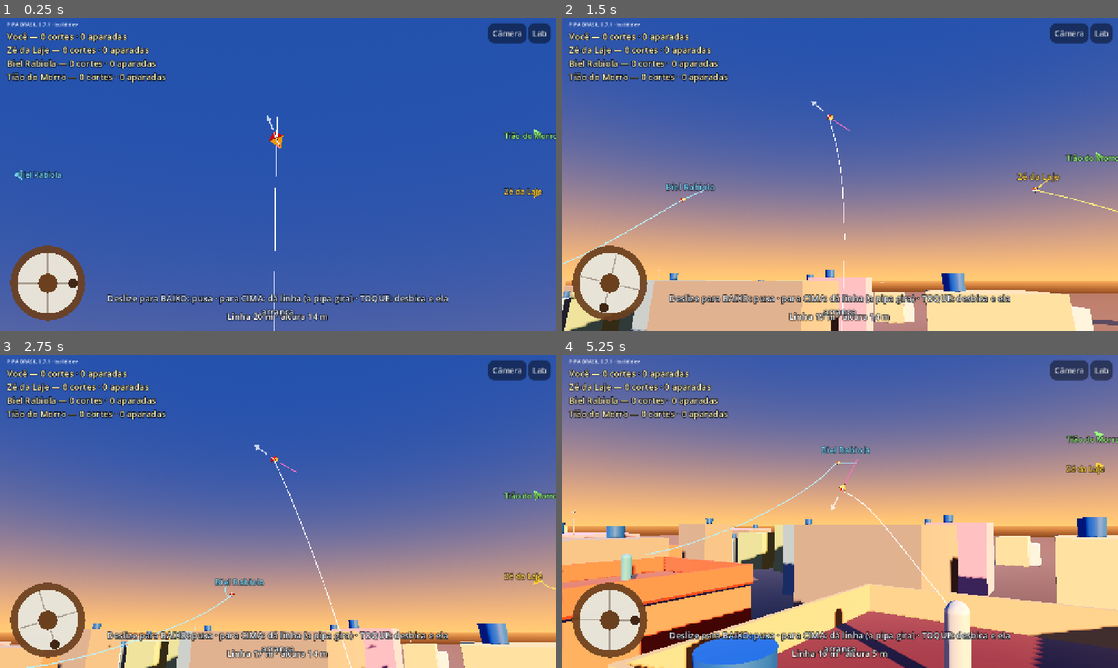
Above: before the commit, frames 1-4 (two rows, left to right).
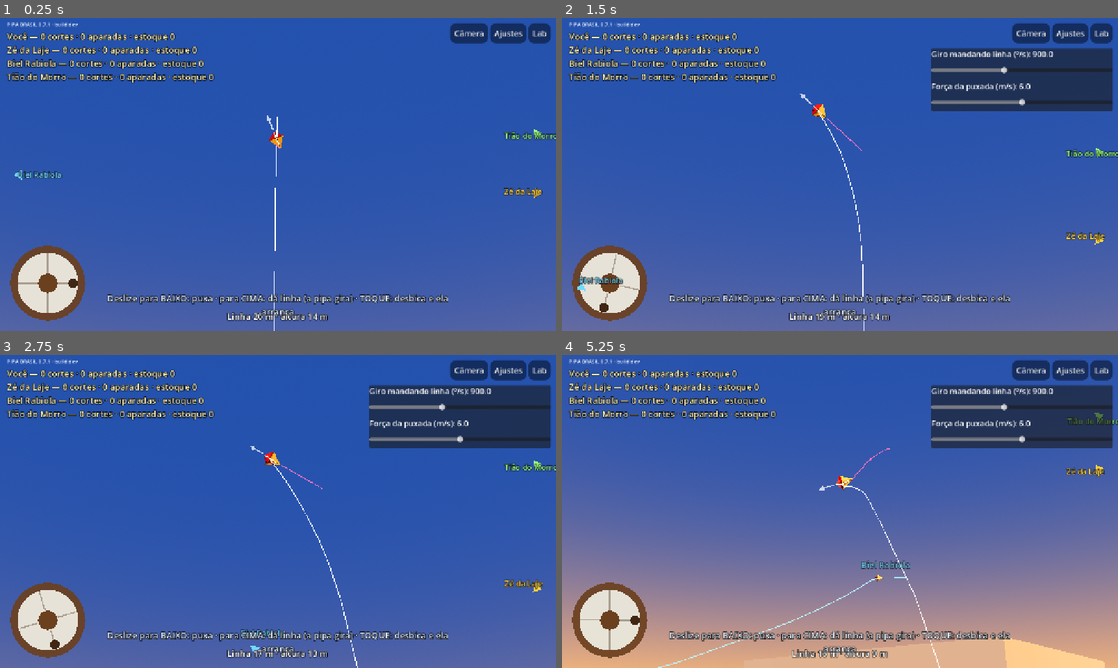
Above: after the commit, the same moments.

Repository: lucaskaeller201-ui/Pipa-Brasil
Game: Godot game, scene res://scenes/main/main.tscn
Same seed, same stepped clock (60 frames per second), same inputs: the game is played once before the commit and once after it.
Inputs (mouse positions are in pixels of both pictures, inside the frame that each line leads up to):
- Up to frame 1 (0.25 s): no input
- Up to frame 2 (1.5 s): click "Câmera" (after the commit: "Ajustes") at 0.5 s; tap Enter at 1.25 s; move the mouse to (962, 158) at 1.27 s; hold W from 1.28 s (still down); tap Z at 1.35 s; click (962, 158) at 1.42 s
- Up to frame 3 (2.75 s): tap Space at 1.52 s; release W at 2 s; drag from (166, 527) to (250, 574) at 2.02 s
- Up to frame 4 (5.25 s): move the mouse to (895, 442) at 2.77 s; hold W 2.78-3.5 s; tap Q at 2.85 s; drag from (812, 574) to (673, 464) at 3.52 s; move the mouse to (1006, 558) at 4.27 s; hold A 4.28-5 s; tap Z at 4.35 s; tap Space at 4.52 s; drag from (673, 464) to (756, 433) at 5.02 s

The runs differ from the first frame. In frame 1, 1.1% of the frame differs, in the area x 23-94%, y 1-21%; in frame 2, 72%; in frame 3, 68%; in frame 4, 91%, in the area x 0-100%, y 0-100%.

Commit message:
Giro de dois estados (900°/s mandando linha, trava seca puxando) e aparar novo
- D-028: mandando linha com a mão o bico gira direto (velocidade ajustável,
  padrão 900°/s); puxando, o giro zera na hora
- D-029: só embola mandando linha em contato por 0,4 s; puxada rápida (acima
  de 3 m/s) decepa a linha solta ou a rabiola da avoada no ponto de contato;
  embolada, puxando devagar ela vem rebocada sem girar até a mão e entra no
  estoque; puxando rápido o embolo arrebenta
- Tela: painel Ajustes com giro e força da puxada; estoque no placar

Co-Authored-By: Claude Opus 5.5 <noreply@anthropic.com>
Claude-Session: https://claude.ai/code/session_01VcBVPpGPHbKMkWY2F5CwiY

Diff:
--- a/game/match/livre.gd
+++ b/game/match/livre.gd
@@ -16,6 +16,12 @@
 const KiteView := preload("res://game/views/kite_view.gd")
 const LinesView := preload("res://game/views/lines_view.gd")
 
+## Ajustes finos (também na tela, no botão "Ajustes"):
+## velocidade do giro mandando linha (graus/s) e força da puxada (m/s de linha
+## que a mão recolhe no toque e no máximo ao deslizar para baixo).
+@export var velocidade_giro_mandando_linha := 900.0
+@export var forca_puxada := 6.0
+
 const BOTS := 3
 const LINHA_POR_TELA := 2.5     ## m de linha por altura de tela deslizada
 const EMBALO := 0.15            ## s: quanto a carretilha ainda gira depois de soltar o dedo
@@ -52,6 +58,7 @@
 var _info: Label
 var _dica: Label
 var _sobreposicao: Control
+var _painel_ajustes: PanelContainer
 
 
 func _ready() -> void:
@@ -63,6 +70,7 @@
 		elif arg.begins_with("--semente="):
 			_semente = arg.trim_prefix("--semente=").to_int()
 	modo = FreeMode.new(BOTS, _semente, _automatico)
+	_aplicar_giro()
 	Ambiente.criar_por_do_sol(self, false)
 	Bairro.criar(self, modo.players.size())
 	for i in modo.players.size():
@@ -111,10 +119,10 @@
 	# Toque (desbico): a mão recolhe a folga depressa até a linha esticar.
 	if modo.world.time < _toque_ate:
 		if eu.tension < TOQUE_TENSAO:
-			v = maxf(v, Pilot.HAUL_MAX_SPEED)
+			v = maxf(v, forca_puxada)
 		else:
 			_toque_ate = -1.0
-	e.haul_speed = clampf(v, -DAR_LINHA_MAX, Pilot.HAUL_MAX_SPEED)
+	e.haul_speed = clampf(v, -DAR_LINHA_MAX, forca_puxada)
 
 
 func _process(delta: float) -> void:
@@ -259,7 +267,7 @@
 func _atualizar_textos(eu: Flyer) -> void:
 	var linhas: Array[String] = []
 	for p in modo.ranking():
-		linhas.append("%s — %d %s · %d %s" % [p["name"], p["cuts"], "corte" if int(p["cuts"]) == 1 else "cortes", p["catches"], "aparada" if int(p["catches"]) == 1 else "aparadas"])
+		linhas.append("%s — %d %s · %d %s · estoque %d" % [p["name"], p["cuts"], "corte" if int(p["cuts"]) == 1 else "cortes", p["catches"], "aparada" if int(p["catches"]) == 1 else "aparadas", p["stock"]])
 	_placar.text = "\n".join(linhas)
 	var p0: Dictionary = modo.players[0]
 	if eu.cut:
@@ -398,15 +406,31 @@
 
 	var cantos := HBoxContainer.new()
 	cantos.set_anchors_preset(Control.PRESET_TOP_RIGHT)
-	cantos.offset_left = -240.0
+	cantos.offset_left = -360.0
 	cantos.offset_right = -12.0
 	cantos.offset_top = 12.0
 	cantos.alignment = BoxContainer.ALIGNMENT_END
 	raiz.add_child(cantos)
 	var cam := _botao(cantos, "Câmera")
 	cam.pressed.connect(func() -> void: _primeira_pessoa = not _primeira_pessoa)
+	var ajustes := _botao(cantos, "Ajustes")
+	ajustes.pressed.connect(func() -> void: _painel_ajustes.visible = not _painel_ajustes.visible)
 	var lab := _botao(cantos, "Lab")
 	lab.pressed.connect(_ao_abrir_laboratorio)
+
+	_painel_ajustes = PanelContainer.new()
+	_painel_ajustes.name = "Ajustes"
+	_painel_ajustes.set_anchors_preset(Control.PRESET_TOP_RIGHT)
+	_painel_ajustes.offset_left = -430.0
+	_painel_ajustes.offset_right = -12.0
+	_painel_ajustes.offset_top = 70.0
+	_painel_ajustes.visible = false
+	_painel_ajustes.add_to_group("botao_livre")
+	raiz.add_child(_painel_ajustes)
+	var caixa := VBoxContainer.new()
+	_painel_ajustes.add_child(caixa)
+	_ajuste(caixa, "Giro mandando linha (°/s)", 300.0, 1800.0, 50.0, velocidade_giro_mandando_linha, "giro")
+	_ajuste(caixa, "Força da puxada (m/s)", 2.0, 10.0, 0.5, forca_puxada, "puxada")
 
 	var versao := Label.new()
 	versao.text = "PIPA BRASIL %s · build %s" % [ProjectSettings.get_setting("application/config/version", "?"), BuildInfo.COMMIT]
@@ -460,3 +484,34 @@
 
 func _ao_abrir_laboratorio() -> void:
 	get_tree().change_scene_to_file("res://scenes/lab/lab.tscn")
+
+
+func _aplicar_giro() -> void:
+	modo.your_spin_rate = velocidade_giro_mandando_linha
+	var eu := modo.you()
+	if eu != null:
+		eu.kite.definition.spin_give_rate_deg = velocidade_giro_mandando_linha
+
+
+func _ao_ajustar(v: float, qual: String, rotulo: Label, nome: String) -> void:
+	rotulo.text = "%s: %s" % [nome, str(v)]
+	if qual == "giro":
+		velocidade_giro_mandando_linha = v
+		_aplicar_giro()
+	else:
+		forca_puxada = v
+
+
+func _ajuste(caixa: VBoxContainer, nome: String, minimo: float, maximo: float, passo: float, valor: float, qual: String) -> void:
+	var rotulo := Label.new()
+	rotulo.add_theme_font_size_override("font_size", 18)
+	caixa.add_child(rotulo)
+	var s := HSlider.new()
+	s.min_value = minimo
+	s.max_value = maximo
+	s.step = passo
+	s.value = valor
+	s.custom_minimum_size = Vector2(380.0, 40.0)
+	caixa.add_child(s)
+	rotulo.text = "%s: %s" % [nome, str(valor)]
+	s.value_changed.connect(_ao_ajustar.bind(qual, rotulo, nome))
--- a/game/modes/free_mode.gd
+++ b/game/modes/free_mode.gd
@@ -24,6 +24,8 @@
 var _messages: Array[String] = []
 var _remocoes: Array = []        ## [Flyer, instante (s)]
 var _rng := RandomNumberGenerator.new()
+## Velocidade do giro mandando linha da SUA pipa (graus/s), ajustável na tela.
+var your_spin_rate := 900.0
 
 
 ## n_bots rivais; se `you_bot`, um bot também pilota a sua pipa (testes, capturas).
@@ -43,7 +45,7 @@
 		var p := {
 			"name": "Você" if i == 0 else String(nomes[i - 1]),
 			"base": (Bairro.LAJES[i] as Vector3) + Vector3(0.0, Bairro.ALTURA_LAJE, 0.0),
-			"flyer": null, "bot": null, "cuts": 0, "catches": 0, "losses": 0, "respawn": -1.0,
+			"flyer": null, "bot": null, "cuts": 0, "catches": 0, "losses": 0, "respawn": -1.0, "stock": 0,
 		}
 		if i > 0 or you_bot:
 			var niveis := [BotDifficulty.Level.NORMAL, BotDifficulty.Level.DIFICIL, BotDifficulty.Level.FACIL]
@@ -135,7 +137,10 @@
 	if velha != null:
 		velha.tag = -1           # vira avoada de ninguém
 		velha.line = null        # o pedaço que ficou na mão vai junto com o pipeiro
-	var f := world.add_flyer(KiteDefinition.pipa_rio(), p["base"], LINHA_INICIAL, 45.0, 0.0, true, 3.0)
+	var def := KiteDefinition.pipa_rio()
+	if i == 0:
+		def.spin_give_rate_deg = your_spin_rate
+	var f := world.add_flyer(def, p["base"], LINHA_INICIAL, 45.0, 0.0, true, 3.0)
 	f.tag = i
 	p["flyer"] = f
 	p["respawn"] = -1.0
@@ -169,11 +174,16 @@
 		"enroscou":
 			var quem := _dono(int(e["catcher"]))
 			if quem >= 0:
-				_messages.append("Enroscou na linha de %s! Recolhe!" % _nome_obj(quem) if quem > 0 else "Enroscou na sua linha! Recolhe!")
+				_messages.append("Embolou na linha de %s!" % _nome_obj(quem) if quem > 0 else "EMBOLOU! Puxe devagar para trazer.")
+		"decepou":
+			var quem := _dono(int(e["catcher"]))
+			if quem >= 0:
+				_messages.append(("%s decepou a %s da avoada." % [_nome(quem), "rabiola" if bool(e["tail"]) else "linha"]) if quem > 0 else ("Decepou a %s! A avoada escapou." % ("rabiola" if bool(e["tail"]) else "linha")))
 		"aparada":
 			var quem := _dono(int(e["catcher"]))
 			if quem >= 0:
 				players[quem]["catches"] = int(players[quem]["catches"]) + 1
+				players[quem]["stock"] = int(players[quem]["stock"]) + 1
 				_messages.append("MANDA BUSCA! %s aparou a pipa." % _nome(quem))
 
 
--- a/sim/combat/combat_system.gd
+++ b/sim/combat/combat_system.gd
@@ -27,6 +27,9 @@
 var events: Array = []
 
 const CAPTURE_DISTANCE := 3.0  ## m da mão em que a pipa enroscada é considerada aparada
+const TANGLE_TIME := 0.4       ## s mandando linha em contato para embolar (D-029)
+const CUT_RATE := 3.0          ## m/s de linha puxada acima dos quais o contato decepa
+const LINK_SLACK := 0.3        ## m de folga no ponto embolado (pêndulo)
 
 ## Enroscos ativos. Cada um: {"avoada": Flyer, "chain": ParticleChain (da
 ## avoada), "idx": int (partícula enroscada), "catcher": Flyer, "cchain":
@@ -42,6 +45,9 @@
 var contact_points: PackedVector3Array = PackedVector3Array()
 
 var _pairs: Array = []
+var _tangle := {}              ## (avoada, pipeiro) -> s mandando linha em contato
+var _pending_cuts: Array = []  ## [avoada, cadeia, segmento, quem decepou]
+var _h := 0.0
 var _chains: Array = []
 var _groups := PackedInt32Array()
 var _owners: Array = []
@@ -53,6 +59,11 @@
 func solve(flyers: Array, loose: Array, h: float) -> void:
 	if not enabled:
 		return
+	_h = h
+	for k in _tangle.keys():
+		_tangle[k] = float(_tangle[k]) - 0.5 * h
+		if float(_tangle[k]) <= 0.0:
+			_tangle.erase(k)
 	_chains.clear()
 	_owners.clear()
 	_groups.clear()
@@ -100,10 +111,25 @@
 				_maybe_engage(p[0], p[1], p[2], p[3])
 		_solve_links()
 		_solve_engagements(h, wear_rate if it == 0 else 0.0)
-
-
-## Se uma das cadeias é de uma pipa avoada livre e a outra é a linha ou a
-## rabiola de um pipeiro em voo, cria o enrosco no ponto de contato.
+	# Puxada rápida com a avoada embolada: o embolo arrebenta.
+	for l in links:
+		var ct: Flyer = l["catcher"]
+		if not bool(l["captured"]) and ct.kite.spin_mode == KiteBody.SpinMode.SPIN_LOCK and ct.line_rate > CUT_RATE:
+			_pending_cuts.append([l["avoada"], l["chain"], maxi(0, int(l["idx"]) - 1), ct])
+	var feitos := {}
+	for c in _pending_cuts:
+		var av: Flyer = c[0]
+		if feitos.has(av) or (c[1] != av.trailing_line and c[1] != av.tail):
+			continue
+		feitos[av] = true
+		_decepar(av, c[1], int(c[2]), c[3], loose)
+	_pending_cuts.clear()
+
+
+## Aparar (D-029): a linha ou a rabiola de uma avoada encosta na linha ou na
+## rabiola de quem está em voo. Só EMBOLA se quem está em voo estiver mandando
+## linha (girando) em contato por TANGLE_TIME. Puxando rápido (acima de
+## CUT_RATE) em contato, DECEPA o pedaço da avoada no ponto de contato.
 func _maybe_snag(ia: int, i: int, ib: int, j: int) -> void:
 	for ordem in 2:
 		var av_idx := ia if ordem == 0 else ib
@@ -120,6 +146,17 @@
 			continue
 		if not (cchain == ct.line or cchain == ct.tail):
 			continue
+		if ct.kite.spin_mode == KiteBody.SpinMode.SPIN_LOCK and ct.line_rate > CUT_RATE:
+			_pending_cuts.append([av, chain, av_seg, ct])
+			return
+		if ct.kite.spin_mode != KiteBody.SpinMode.SPIN_GIVE:
+			return
+		var chave := Vector2i(av.get_instance_id(), ct.get_instance_id())
+		var acumulado := float(_tangle.get(chave, 0.0)) + _h
+		_tangle[chave] = acumulado
+		if acumulado < TANGLE_TIME:
+			return
+		_tangle.erase(chave)
 		var st := LineContact.closest_params(chain.pos[av_seg], chain.pos[av_seg + 1], cchain.pos[ct_seg], cchain.pos[ct_seg + 1])
 		var idx := av_seg if st.x < 0.5 else av_seg + 1
 		links.append({"avoada": av, "chain": chain, "idx": idx, "catcher": ct, "cchain": cchain,
@@ -129,6 +166,27 @@
 		events.append({"type": "enroscou", "flyer": av.id, "catcher": ct.id,
 			"by_tail": cchain == ct.tail})
 		return
+
+
+## Decepa o pedaço da avoada (linha solta ou rabiola) no segmento indicado:
+## a parte de fora cai solta; a avoada continua livre.
+func _decepar(av: Flyer, chain: ParticleChain, seg: int, ct: Flyer, loose: Array) -> void:
+	if chain.size() < 3:
+		return
+	for l in links.duplicate():
+		if l["avoada"] == av:
+			links.erase(l)
+			(l["catcher"] as Flyer).holding = maxi(0, (l["catcher"] as Flyer).holding - 1)
+	av.caught_by = null
+	seg = clampi(seg, 0, chain.size() - 2)
+	var pedaco := chain.split(seg)
+	if chain == av.trailing_line:
+		# a ponta presa à pipa fica com ela; o resto da linha cai
+		av.trailing_line = pedaco
+		loose.append(chain)
+	else:
+		loose.append(pedaco)
+	events.append({"type": "decepou", "flyer": av.id, "catcher": ct.id, "tail": chain == av.tail})
 
 
 ## Mantém cada ponto enroscado preso ao seu lugar no material da outra linha.
@@ -143,14 +201,14 @@
 		var p := cchain.pos[seg].lerp(cchain.pos[seg + 1], s)
 		var d := chain.pos[idx] - p
 		var dist := d.length()
-		if dist < 1e-9:
+		if dist < LINK_SLACK:
 			continue
 		var n := d / dist
 		var wq := chain.inv_mass[idx]
 		var wp := cchain.inv_mass[seg] * (1.0 - s) * (1.0 - s) + cchain.inv_mass[seg + 1] * s * s
 		if wq + wp < 1e-12:
 			continue
-		var dl := -dist / (wq + wp)
+		var dl := -(dist - LINK_SLACK) / (wq + wp)
 		chain.pos[idx] += n * (wq * dl)
 		cchain.pos[seg] -= n * (cchain.inv_mass[seg] * (1.0 - s) * dl)
 		cchain.pos[seg + 1] -= n * (cchain.inv_mass[seg + 1] * s * dl)
--- a/sim/core/flyer.gd
+++ b/sim/core/flyer.gd
@@ -71,6 +71,16 @@
 		if delta != 0.0:
 			line.change_length(delta)
 		hand_position = pilot.hand_position
+	# Giro de dois estados (D-028): mandando linha com a mão gira; puxando trava.
+	if cut or pilot == null:
+		k.spin_mode = KiteBody.SpinMode.SPIN_FREE
+	elif input.haul_speed > 0.1 or input.pull > 0.05 or pilot.is_pulling(t):
+		k.spin_mode = KiteBody.SpinMode.SPIN_LOCK
+	elif input.haul_speed < -0.1:
+		k.spin_mode = KiteBody.SpinMode.SPIN_GIVE
+	else:
+		k.spin_mode = KiteBody.SpinMode.SPIN_FREE
+	k.towed = cut and caught_by != null
 	k.update_flex(tension if not cut else 0.0, h)
 	k.compute_aero(wind, t)
 	k.integrate(h)
--- a/sim/kite/kite_body.gd
+++ b/sim/kite/kite_body.gd
@@ -15,6 +15,12 @@
 var rotation := Quaternion.IDENTITY
 var velocity := Vector3.ZERO
 var angular_velocity := Vector3.ZERO  ## rad/s, no referencial do mundo
+## Estado do giro (D-028): SPIN_FREE = física normal; SPIN_GIVE = mandando
+## linha (gira direto); SPIN_LOCK = puxando (giro zerado).
+enum SpinMode { SPIN_FREE, SPIN_GIVE, SPIN_LOCK }
+var spin_mode: SpinMode = SpinMode.SPIN_FREE
+## Pipa avoada embolada na linha de alguém: rebocada com muito arrasto, sem girar.
+var towed := false
 
 var _prev_rotation := Quaternion.IDENTITY
 # Deslocamento acumulado no subpasso. Guardado à parte porque Vector3 usa
@@ -187,7 +193,7 @@
 ## Avança com as forças externas (aerodinâmica já calculada + gravidade).
 func integrate(h: float) -> void:
 	var m := definition.mass
-	var f := last_aero_force + GRAVITY * m
+	var f := last_aero_force * (0.3 if towed else 1.0) + GRAVITY * m
 	velocity += f * (h / m)
 	var iw := inertia_world(angular_velocity)
 	angular_velocity += inv_inertia_world(last_aero_torque - angular_velocity.cross(iw)) * h
@@ -197,12 +203,23 @@
 		var n := rotation * Vector3(0.0, 0.0, 1.0)
 		var wn := angular_velocity.dot(n)
 		angular_velocity -= n * (wn * (1.0 - exp(-definition.spin_damping_taut * b * b * h)))
-	if definition.spin_rate_max_deg > 0.0:
+	if definition.spin_give_rate_deg > 0.0 and spin_mode != SpinMode.SPIN_FREE:
+		var nn := rotation * Vector3(0.0, 0.0, 1.0)
+		var wnn := angular_velocity.dot(nn)
+		var alvo := 0.0
+		if spin_mode == SpinMode.SPIN_GIVE:
+			alvo = definition.spin_give_sign * deg_to_rad(definition.spin_give_rate_deg)
+		angular_velocity += nn * (alvo - wnn)
+	elif definition.spin_rate_max_deg > 0.0:
 		var n2 := rotation * Vector3(0.0, 0.0, 1.0)
 		var wn2 := angular_velocity.dot(n2)
 		var lim := deg_to_rad(definition.spin_rate_max_deg)
 		if absf(wn2) > lim:
 			angular_velocity -= n2 * (wn2 - signf(wn2) * lim)
+	if towed:
+		# Rebocada: balança como um pêndulo amortecido, sem girar.
+		angular_velocity *= exp(-20.0 * h)
+		velocity *= exp(-1.5 * h)
 	_prev_rotation = rotation
 	_step_delta = velocity * h
 	position += _step_delta
--- a/sim/kite/kite_definition.gd
+++ b/sim/kite/kite_definition.gd
@@ -40,6 +40,12 @@
 ## Força lateral contra a derrapagem (ar ao longo da envergadura): a pipa não
 ## anda de lado; vai na direção da espinha, como uma flecha (D-026).
 @export var side_force_coefficient := 0.0
+## Giro de dois estados (D-028, pedido do Lucas; 0 = desligado):
+## mandando linha com a mão, o bico gira direto nesta velocidade (graus/s,
+## "velocidadeGiroMandandoLinha"); puxando, o giro zera na hora (trava seca).
+@export var spin_give_rate_deg := 0.0
+## Sentido do giro mandando linha (+1 ou -1).
+@export var spin_give_sign := -1.0
 
 @export_group("Rabiola")
 @export var tail_enabled := true
@@ -118,6 +124,7 @@
 	d.spin_damping_taut = 150.0
 	d.spin_rate_max_deg = 240.0
 	d.side_force_coefficient = 4.0
+	d.spin_give_rate_deg = 900.0
 	d.flex_reference_tension = 2.5  # relaxa mais fácil ao descarregar: gira o tempo todo
 	d.tail_enabled = true
 	return d
--- a/sim/pilot/pilot.gd
+++ b/sim/pilot/pilot.gd
@@ -44,6 +44,14 @@
 		Impulse.DESBICAR:
 			# folga curta e rápida, depois um puxão: o bico gira na folga
 			_moves = [[t, 0.30, 0.40, 5.0], [t + 0.30, 0.15, -0.40, 5.0], [t + 0.45, 0.4, 0.0, 1.5]]
+
+
+## Verdadeiro se a mão está no meio de um puxão (puxão, arrancão, toque).
+func is_pulling(t: float) -> bool:
+	for m in _moves:
+		if float(m[0]) <= t and t < float(m[0]) + float(m[1]) and float(m[2]) < 0.0:
+			return true
+	return false
 
 
 func shoulder_position() -> Vector3:
--- a/tests/scenarios/test_manda_busca.gd
+++ b/tests/scenarios/test_manda_busca.gd
@@ -1,5 +1,6 @@
 extends "res://tests/test_case.gd"
-## "Manda busca": aparar a pipa avoada e trazer para a mão.
+## "Manda busca": aparar a pipa avoada e trazer para a mão (regras da D-029:
+## só embola mandando linha em contato; puxada rápida decepa; devagar traz).
 ##
 ## Montagem determinística: o pipeiro A (que vai aparar) voa normalmente; o
 ## pipeiro B fica 15 m atrás de A, no mesmo alinhamento do vento, com a pipa
@@ -30,54 +31,92 @@
 	return out
 
 
-func test_avoada_enrosca_na_linha_de_quem_esta_embaixo() -> void:
-	var w := _montagem()
+## Espera a avoada encostar e embolar na linha de A, com A mandando linha.
+func _embolar(w: SimWorld) -> bool:
 	var a: Flyer = w.flyers[0]
 	var b: Flyer = w.flyers[1]
-	assert_eq(w.combat.take_events().size(), 0, "nada acontece antes do corte")
 	b.cut_line(12)
-	var enroscou_em := -1.0
+	a.input.haul_speed = -1.0
 	for i in roundi(15.0 / DT):
 		w.step(DT)
 		if b.caught_by != null:
-			enroscou_em = w.time - 15.0
 			break
-	var eventos := w.combat.take_events()
-	print("      [enrosco] a avoada enroscou %.1f s depois do corte; eventos: %s" % [enroscou_em, str(eventos.map(func(e): return e["type"]))])
-	assert_true(enroscou_em > 0.0, "a linha da avoada enrosca na linha de A")
-	assert_true(b.caught_by == a)
-	assert_eq(a.holding, 1)
-	assert_eq(_eventos_do_tipo(eventos, "enroscou").size(), 1)
+	a.input.clear()
+	return b.caught_by == a
 
 
-func test_recolher_traz_a_pipa_para_a_mao() -> void:
+func test_so_encostar_nao_embola() -> void:
 	var w := _montagem()
 	var a: Flyer = w.flyers[0]
 	var b: Flyer = w.flyers[1]
 	b.cut_line(12)
-	for i in roundi(15.0 / DT):
+	var encostou := false
+	for i in roundi(10.0 / DT):
 		w.step(DT)
-		if b.caught_by != null:
-			break
-	assert_true(b.caught_by == a, "enroscou")
+		for c in [b.trailing_line, b.tail]:
+			if c != null and w.combat.contacts_last_step > 0:
+				encostou = true
+	print("      [só encostar] encostou: %s; embolou: %s" % [encostou, b.caught_by != null])
+	assert_true(b.caught_by == null, "sem mandar linha, encostar não prende a avoada")
+	assert_eq(a.holding, 0)
+
+
+func test_mandando_linha_em_contato_embola() -> void:
+	var w := _montagem()
+	var a: Flyer = w.flyers[0]
+	var b: Flyer = w.flyers[1]
+	var t0 := w.time
+	assert_true(_embolar(w), "mandando linha com a avoada encostada, embola")
+	print("      [embolou] %.1f s depois do corte" % (w.time - t0))
+	assert_eq(a.holding, 1)
+	assert_eq(_eventos_do_tipo(w.combat.take_events(), "enroscou").size(), 1)
+
+
+func test_puxar_devagar_traz_para_a_mao() -> void:
+	var w := _montagem()
+	var a: Flyer = w.flyers[0]
+	var b: Flyer = w.flyers[1]
+	assert_true(_embolar(w))
 	var linha_antes := a.line_length()
-	a.input.reel_in = true
+	a.input.reel_in = true   # 1,2 m/s: devagar
 	var aparou_em := -1.0
+	var giro_max := 0.0
 	for i in roundi(40.0 / DT):
 		w.step(DT)
+		if i > 120 and not b.captured:
+			giro_max = maxf(giro_max, rad_to_deg(b.kite.angular_velocity.length()))
 		if b.captured:
 			aparou_em = i * DT
 			break
 	var eventos := _eventos_do_tipo(w.combat.take_events(), "aparada")
-	print("      [manda busca] aparada %.1f s depois de começar a recolher; linha %.1f → %.1f m; pipa de B a %.1f m da mão de A" % [
-		aparou_em, linha_antes, a.line_length(), b.kite.position.distance_to(a.hand_position)])
-	assert_true(aparou_em > 0.0, "recolhendo, a pipa enroscada chega na mão")
+	print("      [manda busca] aparada %.1f s depois de começar a recolher; linha %.1f → %.1f m; giro máximo da rebocada %.0f°/s" % [
+		aparou_em, linha_antes, a.line_length(), giro_max])
+	assert_true(aparou_em > 0.0, "puxando devagar, a pipa embolada chega na mão")
 	assert_eq(eventos.size(), 1)
-	if eventos.size() == 1:
-		assert_eq(eventos[0]["catcher"], 0)
-		assert_eq(eventos[0]["flyer"], 1)
 	assert_eq(a.catches, 1)
 	assert_eq(a.holding, 0)
+	assert_true(giro_max < 200.0, "a rebocada não gira como furacão (%.0f°/s)" % giro_max)
+	assert_true(w.is_finite_state())
+
+
+func test_puxar_rapido_decepa_e_a_avoada_escapa() -> void:
+	var w := _montagem()
+	var a: Flyer = w.flyers[0]
+	var b: Flyer = w.flyers[1]
+	assert_true(_embolar(w))
+	var soltos_antes := w.loose_chains.size()
+	a.input.haul_speed = 6.0
+	w.step(DT)
+	w.step(DT)
+	a.input.clear()
+	var eventos := _eventos_do_tipo(w.combat.take_events(), "decepou")
+	print("      [decepou] eventos %d; pedaços soltos %d → %d" % [eventos.size(), soltos_antes, w.loose_chains.size()])
+	assert_eq(eventos.size(), 1, "a puxada rápida decepa")
+	assert_true(b.caught_by == null, "a avoada escapa")
+	assert_eq(a.holding, 0)
+	assert_true(w.loose_chains.size() > soltos_antes, "o pedaço decepado cai solto")
+	for i in 240:
+		w.step(DT)
 	assert_true(w.is_finite_state())
 
 
@@ -98,12 +137,12 @@
 	assert_true(b.caught_by == null)
 
 
-func test_bot_manda_busca_sozinho() -> void:
+func test_bot_traz_a_pipa_embolada_sem_decepar() -> void:
 	var w := _montagem()
 	var a: Flyer = w.flyers[0]
 	var b: Flyer = w.flyers[1]
+	assert_true(_embolar(w))
 	var bot := BotPilot.new(BotDifficulty.create(BotDifficulty.Level.NORMAL), 3)
-	b.cut_line(12)
 	var aparou := false
 	for i in roundi(60.0 / DT):
 		bot.update(a, w.time)
@@ -111,20 +150,15 @@
 		if b.captured:
 			aparou = true
 			break
-	print("      [bot manda busca] aparou: %s em %.1f s; pipas aparadas pelo bot: %d" % [aparou, w.time - 15.0, a.catches])
-	assert_true(aparou, "o bot percebe a pipa enroscada e recolhe até a mão")
+	print("      [bot manda busca] aparou: %s em %.1f s" % [aparou, w.time - 15.0])
+	assert_true(aparou, "o bot sente a pipa embolada e recolhe devagar até a mão")
 
 
 func test_quem_aparou_e_cortado_a_avoada_se_solta() -> void:
 	var w := _montagem()
 	var a: Flyer = w.flyers[0]
 	var b: Flyer = w.flyers[1]
-	b.cut_line(12)
-	for i in roundi(15.0 / DT):
-		w.step(DT)
-		if b.caught_by != null:
-			break
-	assert_true(b.caught_by == a)
+	assert_true(_embolar(w))
 	a.cut_line(2)
 	w.step(DT)
 	assert_true(b.caught_by == null, "sem a linha de A, nada segura a avoada")
--- a/tests/scenarios/test_pipa_rio.gd
+++ b/tests/scenarios/test_pipa_rio.gd
@@ -37,24 +37,38 @@
 	assert_true(f.elevation_deg() > 35.0)
 
 
-func test_dando_linha_gira_num_ritmo_constante() -> void:
+func test_mandando_linha_gira_rapido_e_constante() -> void:
+	var w := _voo()
+	var f: Flyer = w.flyers[0]
+	var el0 := f.elevation_deg()
+	f.input.haul_speed = -3.0
+	var taxas: Array[float] = []
+	for i in 20:
+		var a := f.nose_angle_deg()
+		_rodar(w, 0.05)
+		taxas.append(_dif(f.nose_angle_deg(), a) / 0.05)
+	f.input.clear()
+	print("      [mandando linha] giro (°/s) a cada 0,05 s: %s; elevação %.0f° → %.0f°" % [taxas.map(func(x): return roundi(x)), el0, f.elevation_deg()])
+	var soma := 0.0
+	for x in taxas:
+		soma += absf(x)
+	var media := soma / taxas.size()
+	assert_true(media > 700.0 and media < 1000.0, "gira 2 a 3 voltas por segundo (média %.0f°/s)" % media)
+	assert_true(w.is_finite_state())
+
+
+func test_puxar_zera_o_giro_na_hora() -> void:
 	var w := _voo()
 	var f: Flyer = w.flyers[0]
 	f.input.haul_speed = -3.0
-	var taxas: Array[float] = []
-	for i in 10:
-		var a := f.nose_angle_deg()
-		_rodar(w, 0.2)
-		taxas.append(_dif(f.nose_angle_deg(), a) / 0.2)
-	f.input.clear()
-	print("      [dando linha 3 m/s] giro (°/s) a cada 0,2 s: %s" % [taxas.map(func(x): return roundi(x))])
-	var soma := 0.0
-	for k in range(3, 10):
-		soma += absf(taxas[k])
-		assert_true(absf(taxas[k]) < 280.0, "nunca gira rápido demais (%.0f°/s)" % taxas[k])
-	var media := soma / 7.0
-	assert_true(media > 100.0, "gira de verdade enquanto descarrega (média %.0f°/s)" % media)
-	assert_true(w.is_finite_state())
+	_rodar(w, 0.6)
+	f.input.haul_speed = 3.0
+	w.step(DT)
+	var b0 := f.nose_angle_deg()
+	_rodar(w, 0.3)
+	var giro := _dif(f.nose_angle_deg(), b0)
+	print("      [trava seca] bico andou %.1f° em 0,3 s de puxada" % giro)
+	assert_true(absf(giro) < 10.0, "o bico fica onde estava")
 
 
 ## Dá linha, espera o bico apontar perto de `alvo` graus, toca (puxão) e puxa.
@@ -62,7 +76,7 @@
 	var f: Flyer = w.flyers[0]
 	f.input.haul_speed = -3.0
 	var t := 0.0
-	while absf(_dif(f.nose_angle_deg(), alvo)) > 12.0 and t < 8.0:
+	while absf(_dif(f.nose_angle_deg(), alvo)) > 6.0 and t < 8.0:
 		w.step(DT)
 		t += DT
 	f.input.clear()
@@ -115,7 +129,7 @@
 		for x in rumos:
 			assert_true(absf(_dif(x, media)) < 15.0, "trajetória reta (rumo %.0f°, média %.0f°)" % [x, media])
 		assert_true(absf(_dif(media, r["bico0"])) < 35.0, "vai para onde o bico aponta (rumo %.0f°, bico %.0f°)" % [media, r["bico0"]])
-		assert_true(absf(_dif(r["bico0"], r["bico_antes_do_toque"])) < 30.0, "o toque trava o bico perto de onde estava")
+		assert_true(absf(_dif(r["bico0"], r["bico_antes_do_toque"])) < 15.0, "o toque trava o bico onde estava")
 		assert_true(absf(_dif(r["bico1"], r["bico0"])) < 20.0, "o bico não vira durante a puxada")
 		assert_true(w.is_finite_state())
 
